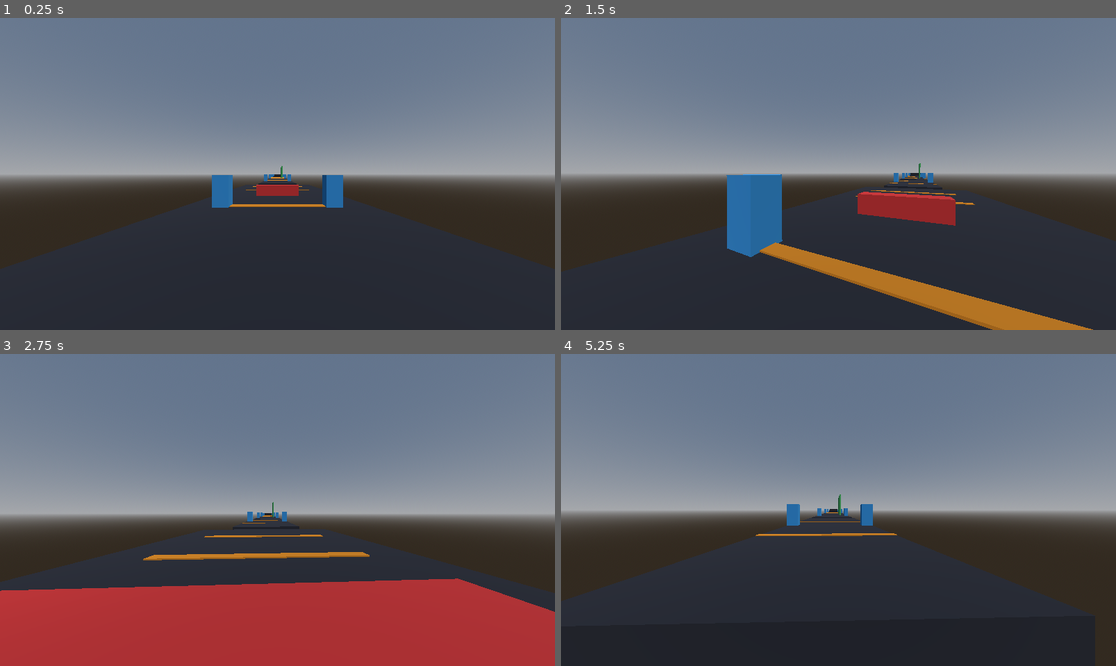
Above: before the commit, frames 1-4 (two rows, left to right).
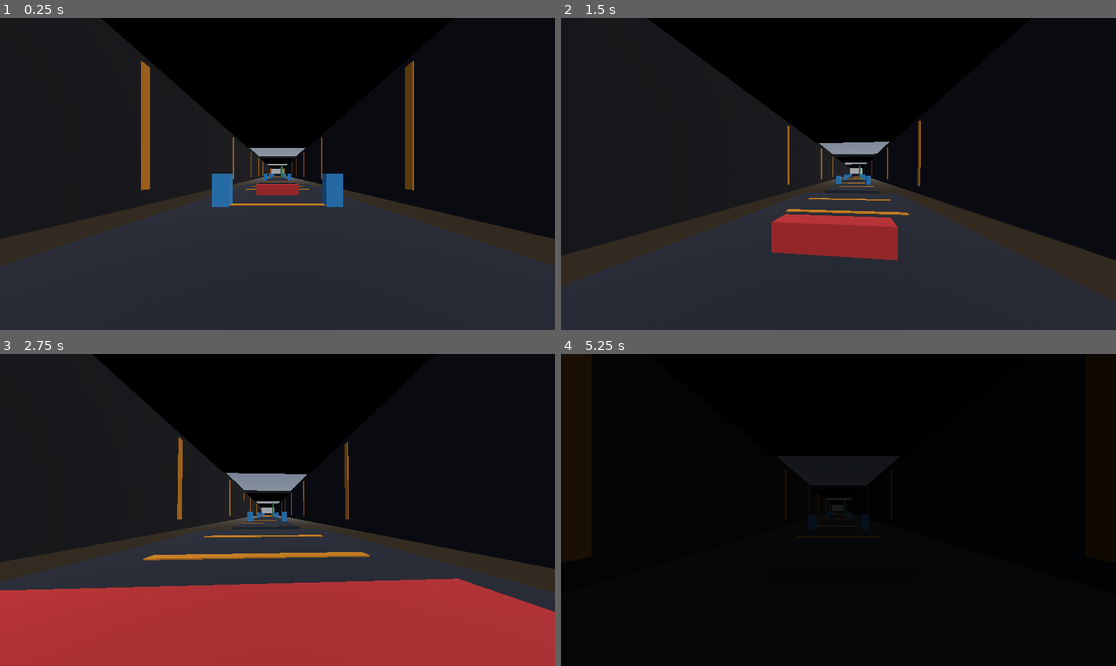
Above: after the commit, the same moments.

Repository: Crawford-Young/what-is-dark
Game: Godot game, scene res://scenes/slice.tscn
Same seed, same stepped clock (60 frames per second), same inputs: the game is played once before the commit and once after it.
Inputs (mouse positions are in pixels of both pictures, inside the frame that each line leads up to):
- Up to frame 1 (0.25 s): no input
- Up to frame 2 (1.5 s): tap Enter at 0.5 s; move the mouse to (866, 174) at 0.52 s; hold Q (glance) 0.53-1.28 s; hold W (move_forward) from 0.53 s (still down); click (866, 174) at 0.67 s; tap Space (jump) at 0.77 s; move the mouse to (810, 174) at 1.27 s; tap Shift at 1.35 s
- Up to frame 3 (2.75 s): keep holding W (move_forward); tap Space (jump) at 1.52 s; move the mouse to (288, 503) at 2.02 s; tap Alt at 2.1 s
- Up to frame 4 (5.25 s): keep holding W (move_forward); tap Space (jump) at 2.75, 3.02, 3.77, 4.52 s; move the mouse to (832, 516) at 2.77 s; tap Ctrl at 2.85 s; click (832, 516) at 2.92 s; move the mouse to (877, 513) at 3.52 s; hold Q (glance) 3.53-4.28 s; move the mouse to (794, 506) at 4.27 s; tap Shift at 4.35 s; move the mouse to (844, 510) at 5.02 s; tap Alt at 5.1 s; click (844, 510) at 5.17 s

The runs differ from the first frame. In frame 1, 60% of the frame differs, in the area x 0-100%, y 0-79%; in frame 2, 73%; in frame 3, 59%; in frame 4, 100%, in the area x 0-100%, y 0-100%.

Commit message:
feat: feel gate round 1 — speedrun tuning, fall quick-reset, containment shell
Co-Authored-By: Claude Fable 5 <noreply@anthropic.com>

Diff:
--- a/scenes/slice.tscn
+++ b/scenes/slice.tscn
@@ -106,6 +106,34 @@
 [sub_resource type="BoxMesh" id="mesh_pillar"]
 material = SubResource("pillar_mat")
 size = Vector3(1, 2, 1)
+
+[sub_resource type="StandardMaterial3D" id="shell_mat"]
+albedo_color = Color(0.1, 0.1, 0.13, 1)
+
+[sub_resource type="BoxShape3D" id="shape_wall_shell"]
+size = Vector3(1, 10, 230)
+
+[sub_resource type="BoxMesh" id="mesh_wall_shell"]
+material = SubResource("shell_mat")
+size = Vector3(1, 10, 230)
+
+[sub_resource type="BoxShape3D" id="shape_ceil40"]
+size = Vector3(18, 1, 40)
+
+[sub_resource type="BoxMesh" id="mesh_ceil40"]
+material = SubResource("shell_mat")
+size = Vector3(18, 1, 40)
+
+[sub_resource type="BoxShape3D" id="shape_ceil30"]
+size = Vector3(18, 1, 30)
+
+[sub_resource type="BoxMesh" id="mesh_ceil30"]
+material = SubResource("shell_mat")
+size = Vector3(18, 1, 30)
+
+[sub_resource type="BoxMesh" id="mesh_wall_stripe"]
+material = SubResource("stripe_mat")
+size = Vector3(0.1, 8, 0.6)
 
 [sub_resource type="Curve3D" id="course_curve"]
 _data = {
@@ -233,6 +261,60 @@
 [node name="Mesh" type="MeshInstance3D" parent="Wall"]
 mesh = SubResource("mesh_w")
 
+[node name="ShellWallL" type="StaticBody3D" parent="."]
+transform = Transform3D(1, 0, 0, 0, 1, 0, 0, 0, 1, -9, 5, -105)
+
+[node name="Col" type="CollisionShape3D" parent="ShellWallL"]
+shape = SubResource("shape_wall_shell")
+
+[node name="Mesh" type="MeshInstance3D" parent="ShellWallL"]
+mesh = SubResource("mesh_wall_shell")
+
+[node name="ShellWallR" type="StaticBody3D" parent="."]
+transform = Transform3D(1, 0, 0, 0, 1, 0, 0, 0, 1, 9, 5, -105)
+
+[node name="Col" type="CollisionShape3D" parent="ShellWallR"]
+shape = SubResource("shape_wall_shell")
+
+[node name="Mesh" type="MeshInstance3D" parent="ShellWallR"]
+mesh = SubResource("mesh_wall_shell")
+
+[node name="CeilA" type="StaticBody3D" parent="."]
+transform = Transform3D(1, 0, 0, 0, 1, 0, 0, 0, 1, 0, 10, -25)
+
+[node name="Col" type="CollisionShape3D" parent="CeilA"]
+shape = SubResource("shape_ceil40")
+
+[node name="Mesh" type="MeshInstance3D" parent="CeilA"]
+mesh = SubResource("mesh_ceil40")
+
+[node name="CeilB" type="StaticBody3D" parent="."]
+transform = Transform3D(1, 0, 0, 0, 1, 0, 0, 0, 1, 0, 10, -95)
+
+[node name="Col" type="CollisionShape3D" parent="CeilB"]
+shape = SubResource("shape_ceil40")
+
+[node name="Mesh" type="MeshInstance3D" parent="CeilB"]
+mesh = SubResource("mesh_ceil40")
+
+[node name="CeilC" type="StaticBody3D" parent="."]
+transform = Transform3D(1, 0, 0, 0, 1, 0, 0, 0, 1, 0, 10, -165)
+
+[node name="Col" type="CollisionShape3D" parent="CeilC"]
+shape = SubResource("shape_ceil30")
+
+[node name="Mesh" type="MeshInstance3D" parent="CeilC"]
+mesh = SubResource("mesh_ceil30")
+
+[node name="CeilD" type="StaticBody3D" parent="."]
+transform = Transform3D(1, 0, 0, 0, 1, 0, 0, 0, 1, 0, 10, -205)
+
+[node name="Col" type="CollisionShape3D" parent="CeilD"]
+shape = SubResource("shape_ceil30")
+
+[node name="Mesh" type="MeshInstance3D" parent="CeilD"]
+mesh = SubResource("mesh_ceil30")
+
 [node name="Stripes" type="Node3D" parent="."]
 
 [node name="Stripe_000" type="MeshInstance3D" parent="Stripes"]
@@ -306,6 +388,104 @@
 [node name="Stripe_190" type="MeshInstance3D" parent="Stripes"]
 transform = Transform3D(1, 0, 0, 0, 1, 0, 0, 0, 1, 0, 0.03, -190)
 mesh = SubResource("mesh_stripe")
+
+[node name="Stripe_200" type="MeshInstance3D" parent="Stripes"]
+transform = Transform3D(1, 0, 0, 0, 1, 0, 0, 0, 1, 0, 0.03, -200)
+mesh = SubResource("mesh_stripe")
+
+[node name="Stripe_210" type="MeshInstance3D" parent="Stripes"]
+transform = Transform3D(1, 0, 0, 0, 1, 0, 0, 0, 1, 0, 0.03, -210)
+mesh = SubResource("mesh_stripe")
+
+[node name="WallStripes" type="Node3D" parent="."]
+
+[node name="WS_L_010" type="MeshInstance3D" parent="WallStripes"]
+transform = Transform3D(1, 0, 0, 0, 1, 0, 0, 0, 1, -8.45, 5, -10)
+mesh = SubResource("mesh_wall_stripe")
+
+[node name="WS_R_010" type="MeshInstance3D" parent="WallStripes"]
+transform = Transform3D(1, 0, 0, 0, 1, 0, 0, 0, 1, 8.45, 5, -10)
+mesh = SubResource("mesh_wall_stripe")
+
+[node name="WS_L_030" type="MeshInstance3D" parent="WallStripes"]
+transform = Transform3D(1, 0, 0, 0, 1, 0, 0, 0, 1, -8.45, 5, -30)
+mesh = SubResource("mesh_wall_stripe")
+
+[node name="WS_R_030" type="MeshInstance3D" parent="WallStripes"]
+transform = Transform3D(1, 0, 0, 0, 1, 0, 0, 0, 1, 8.45, 5, -30)
+mesh = SubResource("mesh_wall_stripe")
+
+[node name="WS_L_050" type="MeshInstance3D" parent="WallStripes"]
+transform = Transform3D(1, 0, 0, 0, 1, 0, 0, 0, 1, -8.45, 5, -50)
+mesh = SubResource("mesh_wall_stripe")
+
+[node name="WS_R_050" type="MeshInstance3D" parent="WallStripes"]
+transform = Transform3D(1, 0, 0, 0, 1, 0, 0, 0, 1, 8.45, 5, -50)
+mesh = SubResource("mesh_wall_stripe")
+
+[node name="WS_L_070" type="MeshInstance3D" parent="WallStripes"]
+transform = Transform3D(1, 0, 0, 0, 1, 0, 0, 0, 1, -8.45, 5, -70)
+mesh = SubResource("mesh_wall_stripe")
+
+[node name="WS_R_070" type="MeshInstance3D" parent="WallStripes"]
+transform = Transform3D(1, 0, 0, 0, 1, 0, 0, 0, 1, 8.45, 5, -70)
+mesh = SubResource("mesh_wall_stripe")
+
+[node name="WS_L_090" type="MeshInstance3D" parent="WallStripes"]
+transform = Transform3D(1, 0, 0, 0, 1, 0, 0, 0, 1, -8.45, 5, -90)
+mesh = SubResource("mesh_wall_stripe")
+
+[node name="WS_R_090" type="MeshInstance3D" parent="WallStripes"]
+transform = Transform3D(1, 0, 0, 0, 1, 0, 0, 0, 1, 8.45, 5, -90)
+mesh = SubResource("mesh_wall_stripe")
+
+[node name="WS_L_110" type="MeshInstance3D" parent="WallStripes"]
+transform = Transform3D(1, 0, 0, 0, 1, 0, 0, 0, 1, -8.45, 5, -110)
+mesh = SubResource("mesh_wall_stripe")
+
+[node name="WS_R_110" type="MeshInstance3D" parent="WallStripes"]
+transform = Transform3D(1, 0, 0, 0, 1, 0, 0, 0, 1, 8.45, 5, -110)
+mesh = SubResource("mesh_wall_stripe")
+
+[node name="WS_L_130" type="MeshInstance3D" parent="WallStripes"]
+transform = Transform3D(1, 0, 0, 0, 1, 0, 0, 0, 1, -8.45, 5, -130)
+mesh = SubResource("mesh_wall_stripe")
+
+[node name="WS_R_130" type="MeshInstance3D" parent="WallStripes"]
+transform = Transform3D(1, 0, 0, 0, 1, 0, 0, 0, 1, 8.45, 5, -130)
+mesh = SubResource("mesh_wall_stripe")
+
+[node name="WS_L_150" type="MeshInstance3D" parent="WallStripes"]
+transform = Transform3D(1, 0, 0, 0, 1, 0, 0, 0, 1, -8.45, 5, -150)
+mesh = SubResource("mesh_wall_stripe")
+
+[node name="WS_R_150" type="MeshInstance3D" parent="WallStripes"]
+transform = Transform3D(1, 0, 0, 0, 1, 0, 0, 0, 1, 8.45, 5, -150)
+mesh = SubResource("mesh_wall_stripe")
+
+[node name="WS_L_170" type="MeshInstance3D" parent="WallStripes"]
+transform = Transform3D(1, 0, 0, 0, 1, 0, 0, 0, 1, -8.45, 5, -170)
+mesh = SubResource("mesh_wall_stripe")
+
+[node name="WS_R_170" type="MeshInstance3D" parent="WallStripes"]
+transform = Transform3D(1, 0, 0, 0, 1, 0, 0, 0, 1, 8.45, 5, -170)
+mesh = SubResource("mesh_wall_stripe")
+
+[node name="WS_L_190" type="MeshInstance3D" parent="WallStripes"]
+transform = Transform3D(1, 0, 0, 0, 1, 0, 0, 0, 1, -8.45, 5, -190)
+mesh = SubResource("mesh_wall_stripe")
+
+[node name="WS_R_190" type="MeshInstance3D" parent="WallStripes"]
+transform = Transform3D(1, 0, 0, 0, 1, 0, 0, 0, 1, 8.45, 5, -190)
+mesh = SubResource("mesh_wall_stripe")
+
+[node name="WS_L_210" type="MeshInstance3D" parent="WallStripes"]
+transform = Transform3D(1, 0, 0, 0, 1, 0, 0, 0, 1, -8.45, 5, -210)
+mesh = SubResource("mesh_wall_stripe")
+
+[node name="WS_R_210" type="MeshInstance3D" parent="WallStripes"]
+transform = Transform3D(1, 0, 0, 0, 1, 0, 0, 0, 1, 8.45, 5, -210)
+mesh = SubResource("mesh_wall_stripe")
 
 [node name="SidePillars" type="Node3D" parent="."]
 
--- a/scripts/logic/void_logic.gd
+++ b/scripts/logic/void_logic.gd
@@ -4,11 +4,11 @@
 ## posture-sensitive — fastest at your back, slow when watched, never zero.
 
 const CREEP_SPEEDS := {
-	Posture.AWAY: 4.0,
-	Posture.GLANCING: 1.5,
-	Posture.FACING: 0.5,
+	Posture.AWAY: 6.0,
+	Posture.GLANCING: 2.2,
+	Posture.FACING: 0.7,
 }
-const RESET_GAP := 12.0
+const RESET_GAP := 18.0
 
 var progress: float = 0.0
 
@@ -27,3 +27,7 @@
 
 func reset_behind(marker_progress: float) -> void:
 	progress = marker_progress - RESET_GAP
+
+
+func limit_behind(marker_progress: float, gap: float) -> void:
+	progress = minf(progress, marker_progress - gap)
--- a/scripts/player.gd
+++ b/scripts/player.gd
@@ -2,13 +2,13 @@
 extends CharacterBody3D
 ## Node layer: reads input + raycasts, delegates all math to logic scripts.
 
-const RUN_SPEED := 8.0
-const GROUND_ACCEL := 60.0
-const AIR_ACCEL := 15.0
-const GRAVITY := 18.0
-const JUMP_SPEED := 7.0
+const RUN_SPEED := 11.0
+const GROUND_ACCEL := 80.0
+const AIR_ACCEL := 25.0
+const GRAVITY := 20.0
+const JUMP_SPEED := 8.5
 const MOUSE_SENS := 0.002
-const GLANCE_TURN_SPEED := 14.0
+const GLANCE_TURN_SPEED := 18.0
 
 var frozen := false
 var glancing := false
--- a/scripts/slice.gd
+++ b/scripts/slice.gd
@@ -6,6 +6,7 @@
 signal player_caught
 
 const MARKER_PROGRESSES: Array[float] = [0.0, 25.0, 50.0, 75.0, 100.0, 130.0, 160.0, 190.0]
+const FALL_Y := -6.0
 
 var course := CourseLogic.new(MARKER_PROGRESSES)
 var void_logic := VoidLogic.new(-20.0)
@@ -27,6 +28,9 @@
 
 func _physics_process(delta: float) -> void:
 	if _player.frozen:
+		return
+	if _player.global_position.y < FALL_Y:
+		($SwallowDirector as SwallowDirector).begin_fall_reset(self, _player)
 		return
 	var progress := player_progress()
 	var dir_to_void := _horizontal_dir(_void_wall.global_position - _player.global_position)
--- a/scripts/swallow_director.gd
+++ b/scripts/swallow_director.gd
@@ -7,6 +7,9 @@
 const HOLD := 2.5
 const FADE_IN := 0.8
 const SETBACK_MARKERS := 1
+const FALL_FADE_OUT := 0.12
+const FALL_FADE_IN := 0.18
+const FALL_VOID_GAP := 6.0
 
 @onready var _black: ColorRect = $Black
 
@@ -21,6 +24,29 @@
 	tween.tween_callback(_release.bind(slice, player))
 
 
+func begin_fall_reset(slice: Slice, player: Player) -> void:
+	if player.frozen:
+		return
+	player.frozen = true
+	var tween := create_tween()
+	tween.tween_property(_black, "color:a", 1.0, FALL_FADE_OUT)
+	tween.tween_callback(_fall_respawn.bind(slice, player))
+	tween.tween_property(_black, "color:a", 0.0, FALL_FADE_IN)
+	tween.tween_callback(_release_fall.bind(player))
+
+
+func _fall_respawn(slice: Slice, player: Player) -> void:
+	var idx := maxi(slice.course.nearest_passed_marker(slice.player_progress()), 0)
+	var offset: float = slice.course.marker_progresses[idx]
+	player.teleport(slice.respawn_position(idx), slice.course_direction_at(offset))
+	slice.void_logic.limit_behind(offset, FALL_VOID_GAP)
+	slice.sync_void_wall()
+
+
+func _release_fall(player: Player) -> void:
+	player.frozen = false
+
+
 func _respawn(slice: Slice, player: Player) -> void:
 	var idx := slice.course.setback_index(slice.player_progress(), SETBACK_MARKERS)
 	var offset: float = slice.course.marker_progresses[idx]
--- a/tests/unit/test_void_logic.gd
+++ b/tests/unit/test_void_logic.gd
@@ -4,11 +4,11 @@
 func test_creep_speed_depends_on_posture() -> void:
 	var v := VoidLogic.new(0.0)
 	v.advance(Posture.AWAY, 1.0)
-	assert_almost_eq(v.progress, 4.0, 0.0001)
+	assert_almost_eq(v.progress, 6.0, 0.0001)
 	v.advance(Posture.GLANCING, 1.0)
-	assert_almost_eq(v.progress, 5.5, 0.0001)
+	assert_almost_eq(v.progress, 8.2, 0.0001)
 	v.advance(Posture.FACING, 1.0)
-	assert_almost_eq(v.progress, 6.0, 0.0001, "facing slows creep but never stops it")
+	assert_almost_eq(v.progress, 8.9, 0.0001, "facing slows creep but never stops it")
 
 
 func test_has_caught_at_or_past_player() -> void:
@@ -21,10 +21,22 @@
 func test_reset_behind_leaves_gap() -> void:
 	var v := VoidLogic.new(50.0)
 	v.reset_behind(25.0)
-	assert_almost_eq(v.progress, 13.0, 0.0001)
+	assert_almost_eq(v.progress, 7.0, 0.0001)
 
 
 func test_reset_behind_goes_negative_at_first_marker() -> void:
 	var v := VoidLogic.new(50.0)
 	v.reset_behind(0.0)
-	assert_almost_eq(v.progress, -12.0, 0.0001)
+	assert_almost_eq(v.progress, -18.0, 0.0001)
+
+
+func test_limit_behind_caps_void_at_least_gap_behind_marker() -> void:
+	var v := VoidLogic.new(50.0)
+	v.limit_behind(40.0, 6.0)
+	assert_almost_eq(v.progress, 34.0, 0.0001, "void ahead of the cap is pulled back to marker - gap")
+
+
+func test_limit_behind_never_moves_void_forward() -> void:
+	var v := VoidLogic.new(10.0)
+	v.limit_behind(40.0, 6.0)
+	assert_almost_eq(v.progress, 10.0, 0.0001, "void already behind the cap is left where it is")
Not shown: 1 places in scenes/slice.tscn that only renumber resources
